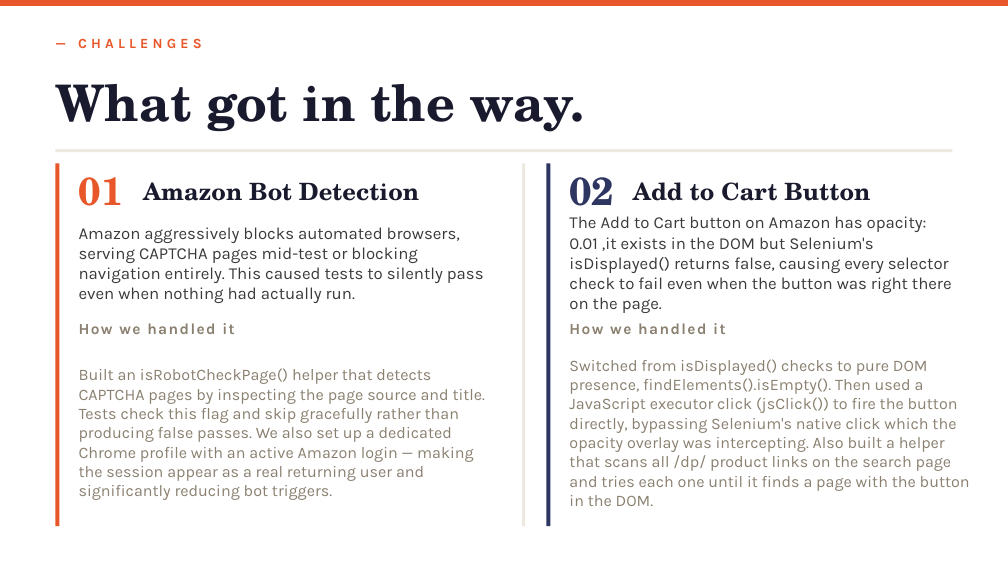
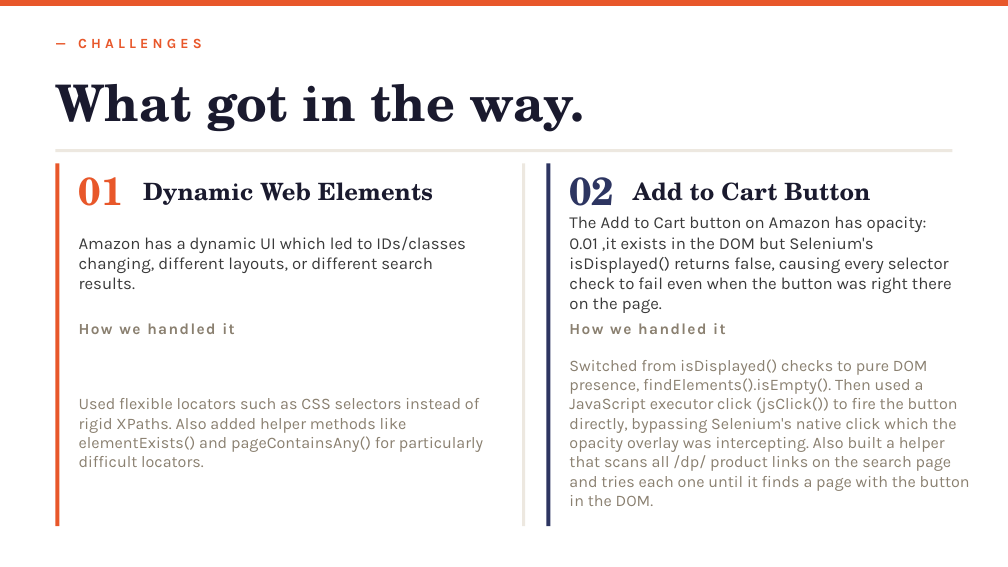
Before and after one commit to mhod9es/amazon-test-suite, a slide deck: slide 6 of AmazonTestSuite.pptx. Drawn at 1008x567 pixels with LibreOffice and Linux fonts; fonts in the diff are those of the drawing. Boxes give left, top, right and bottom in pixels: in the first picture for what was removed or moved away, otherwise in the second. Text is boxed around its words. In the diff, an @@ line names an element or a change of style, - is before the commit and + after.

```diff
--- a/AmazonTestSuite.pptx
+++ b/AmazonTestSuite.pptx
@@ text at [143, 182, 433, 205]: text changed @@
-Amazon Bot Detection
+Dynamic Web Elements
@@ text at [79, 236, 465, 289]: text changed @@
-Amazon aggressively blocks automated browsers, serving CAPTCHA pages mid-test or blocking navigation entirely. This caused tests to silently pass even when nothing had actually run.
+Amazon has a dynamic UI which led to IDs/classes changing, different layouts, or different search results.
@@ text at [79, 398, 483, 467]: text changed @@
-Built an isRobotCheckPage() helper that detects CAPTCHA pages by inspecting the page source and title. Tests check this flag and skip gracefully rather than producing false passes. We also set up a dedicated Chrome profile with an active Amazon login — making the session appear as a real returning user and significantly reducing bot triggers.
+Used flexible locators such as CSS selectors instead of rigid XPaths. Also added helper methods like elementExists() and pageContainsAny() for particularly difficult locators.
```
Also in this commit, not shown: 1 other slide changed.
